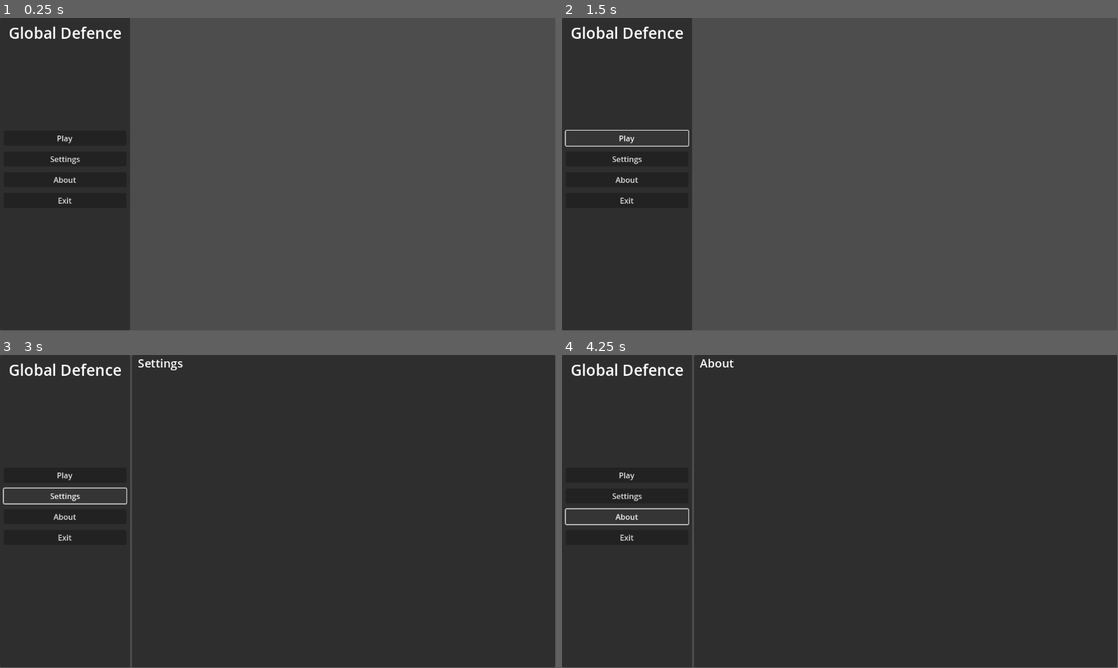
Above: before the commit, frames 1-4 (two rows, left to right).
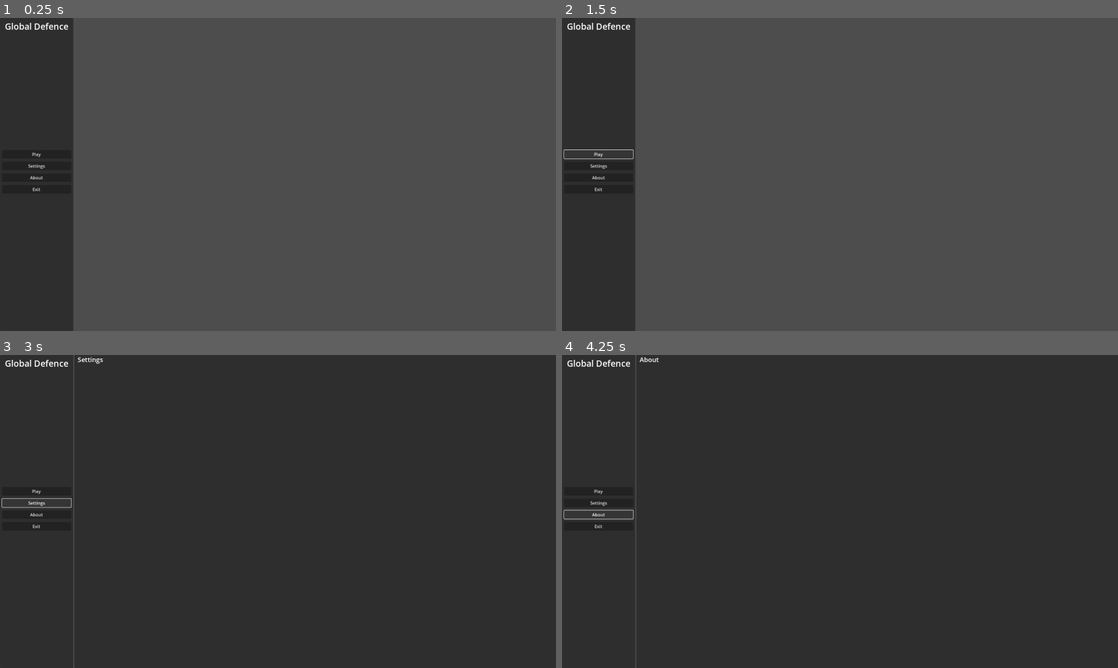
Above: after the commit, the same moments.

Repository: JimmyLoar/Global-Defence
Game: Godot game, scene res://game files/scenes/main_menu/main_menu.tscn
Same seed, same stepped clock (60 frames per second), same inputs: the game is played once before the commit and once after it. The project has no main scene, so this scene is started directly.
Inputs:
- Up to frame 1 (0.25 s): no input
- Up to frame 2 (1.5 s): click "Play" at 0.5 s; click "Play" at 1.25 s
- Up to frame 3 (3 s): click "Play" at 2 s; click "Settings" at 2.75 s
- Up to frame 4 (4.25 s): click "About" at 3.5 s
In our replay, the window is 799x449 before the commit and 800x450 after it. These sizes can differ from the game's own. Grey fills any space a smaller window leaves; there, only what the larger window draws over its background counts as a difference.

The runs differ from the first frame. In frame 1, 11% of the frame differs, in the area x 0-24%, y 0-100%; in frame 2, 10%; in frame 3, 1.6%; in frame 4, 1.6%.

Commit message:
add assets

Diff:
--- /dev/null
+++ b/game files/objects/grid_structure.gd
@@ -0,0 +1,178 @@
+@tool
+class_name GridStructure
+extends Resource
+
+enum Side{RIGHT, DOWN, LEFT, UP}
+const GRID_LIMIT_SIZE = [1, 7]
+
+@export var _main_structure := PackedVector2Array([Vector2i.ZERO]) : set = set_structure, get = get_structure
+
+var current_side: Side = Side.RIGHT : set = set_rotate_side
+
+var _rotated_structures: Array[PackedVector2Array] = Array()
+var _outlines: Array[PackedVector2Array] = Array()
+
+var _structure_size: Array[Vector2i] = Array()
+var _minimal_position: Array[Vector2i] = Array()
+var _maximal_position: Array[Vector2i] = Array()
+
+
+func _init() -> void:
+	_rotated_structures.resize(4)
+	_outlines.resize(4)
+	_structure_size.resize(2)
+	_minimal_position.resize(2)
+	_maximal_position.resize(2)
+	_update_rotations()
+	_update_outlines()
+
+
+#Setters
+
+func set_rotate_side(value: int):
+	current_side = wrapi(value, 0, 4)
+
+
+func set_structure(new_structure: PackedVector2Array):
+	_main_structure = new_structure
+	_update_rotations()
+	_update_outlines()
+
+
+#Getters
+func get_structure():
+	return _main_structure
+
+
+func get_center(side: Side = current_side, is_round := true) -> Vector2:
+	var result = get_size(side) / 2
+	if is_round:
+		return result.floor()
+	return result
+
+
+func get_size(side: Side = current_side) -> Vector2:
+	return _get_maximal_point(get_rotated_structure(side)) - _get_minimal_point(get_rotated_structure(side))
+
+
+func get_rotated_structure(side: Side = current_side) -> PackedVector2Array:
+	if _rotated_structures[side].is_empty():
+		_rotated_structures[side] = _rotate(side)
+	return _rotated_structures[side]
+
+
+func get_outline(side: Side = current_side) -> PackedVector2Array:
+	var outline: PackedVector2Array= _outlines[side]
+	if outline is PackedVector2Array:
+		return outline
+
+	_outlines[side] = _count_ountile_positions(side)
+	return _outlines[side]
+
+
+#Functions
+
+
+#Privet functions
+func _test():
+	pass
+
+
+func _update_rotations():
+	for side in Side.size():
+		_rotated_structures[side] = _rotate(side)
+
+
+func _rotate(side: Side):
+	var rotated_structure := PackedVector2Array()
+	for cell in _main_structure:
+		var new_cell = cell.rotated(deg_to_rad(90) * side)
+		rotated_structure.append(new_cell.round())
+
+	var minimal = _get_minimal_point(rotated_structure)
+	for ind in rotated_structure.size():
+		var cell = rotated_structure[ind]
+		rotated_structure[ind] = cell - minimal
+
+	return rotated_structure
+
+
+func _get_minimal_point(structure: PackedVector2Array) -> Vector2:
+	var minimal = Vector2.ZERO
+	for pos in structure:
+		if pos.x < minimal.x:
+			minimal.x = pos.x
+		if pos.y < minimal.y:
+			minimal.y = pos.y
+	return minimal
+
+
+func _get_maximal_point(structure: PackedVector2Array) -> Vector2:
+	var maximal = Vector2.ZERO
+	for pos in structure:
+		if pos.x > maximal.x:
+			maximal.x = pos.x
+		if pos.y > maximal.y:
+			maximal.y = pos.y
+	return maximal + Vector2.ONE
+
+
+func _update_outlines():
+	for side in  Side.size():
+		_outlines[side] = _count_ountile_positions(side)
+
+
+func _count_ountile_positions(side: Side):
+	var structure = get_rotated_structure(side)
+	var array := _found_corners_positions(structure)
+	array = Geometry2D.convex_hull(array)
+
+	var _indexs := Array()
+	var _positions := Array()
+
+	for i in array.duplicate().size() - 1:
+		var pos = array[i]
+		var next_pos = array[i + 1]
+
+		if pos.x == next_pos.x or pos.y == next_pos.y:
+			continue
+
+		var new_pos = _create_conver_position(pos, next_pos)
+		if new_pos != pos and new_pos != next_pos:
+			var index = array.find(pos)
+			_indexs.append(index + 1)
+			_positions.append(new_pos)
+
+	_indexs.reverse()
+	_positions.reverse()
+
+	for index in _indexs.size():
+		array.insert(_indexs[index], _positions[index])
+
+	return PackedVector2Array(array)
+
+
+func _found_corners_positions(structure: PackedVector2Array) -> PackedVector2Array:
+	var array := Array()
+	for cell_pos in structure:
+		for corner_offset in CellObject.CORNERS_OFFSET:
+			var corner_pos: Vector2 = (cell_pos + corner_offset / 2) * CellObject.CELL_SIZE
+			corner_pos -= (Vector2.ONE * corner_offset * 4)
+			array.append(corner_pos)
+
+	return PackedVector2Array(array)
+
+
+func _create_conver_position(pos: Vector2, next_pos: Vector2) -> Vector2:
+	var offset_pos = next_pos - pos
+	var new_pos := Vector2.ZERO
+
+	if (offset_pos.x >= 0 and offset_pos.y >= 0) or (offset_pos.x < 0 and offset_pos.y < 0):
+		new_pos.x = pos.x
+		new_pos.y = next_pos.y
+
+	else:
+		new_pos.x = next_pos.x
+		new_pos.y = pos.y
+
+	return new_pos
--- /dev/null
+++ b/game files/scenes/level/defence.gd
@@ -0,0 +1,3 @@
+extends Node2D
+
+@export var level_data: Resource
--- /dev/null
+++ b/game files/scenes/level/defence.tscn
@@ -0,0 +1,9 @@
+[gd_scene load_steps=2 format=3 uid="uid://d0qiobqo1tni8"]
+
+[ext_resource type="Script" path="res://game files/scenes/level/defence.gd" id="1_g3doi"]
+
+[node name="Defence" type="Node2D"]
+script = ExtResource("1_g3doi")
+
+[node name="TileMap" type="TileMap" parent="."]
+format = 2
--- /dev/null
+++ b/game files/scenes/level/level_display.tscn
@@ -0,0 +1,11 @@
+[gd_scene load_steps=2 format=3 uid="uid://coc8um4bqa0vb"]
+
+[ext_resource type="Script" path="res://game files/scenes/level/defence.gd" id="1_hr1mb"]
+
+[node name="LevelDisplay" type="Node2D"]
+script = ExtResource("1_hr1mb")
+
+[node name="TileMap" type="TileMap" parent="."]
+format = 2
+
+[node name="UI & Hud" type="CanvasLayer" parent="."]
--- a/project.godot
+++ b/project.godot
@@ -18,9 +18,16 @@
 
 ResourceManager="*res://tools/resource manager/resource_manager.gd"
 
+[display]
+
+window/size/viewport_width=2048
+window/size/viewport_height=1152
+
 [game_settings]
 
-world/cells/size=Vector2i(32, 32)
+global/defence/world_size=Vector2i(60, 36)
+global/debug/cell_border=2
+global/defence/cell_size=32
 
 [layer_names]
 
Binary file added: assets/fonts/press_start_2p-regular.ttf
Binary file added: assets/particle/kenny (Black background)/Rotated/flame_05_rotated.png
Binary file added: assets/particle/kenny (Black background)/Rotated/flame_06_rotated.png
Binary file added: assets/particle/kenny (Black background)/Rotated/muzzle_01_rotated.png
Binary file added: assets/particle/kenny (Black background)/Rotated/muzzle_02_rotated.png
Binary file added: assets/particle/kenny (Black background)/Rotated/muzzle_03_rotated.png
Binary file added: assets/particle/kenny (Black background)/Rotated/muzzle_04_rotated.png
Binary file added: assets/particle/kenny (Black background)/Rotated/muzzle_05_rotated.png
Binary file added: assets/particle/kenny (Black background)/Rotated/spark_05_rotated.png
Binary file added: assets/particle/kenny (Black background)/Rotated/spark_06_rotated.png
Binary file added: assets/particle/kenny (Black background)/Rotated/trace_01_rotated.png
Binary file added: assets/particle/kenny (Black background)/Rotated/trace_02_rotated.png
(and 332 more such lines)
